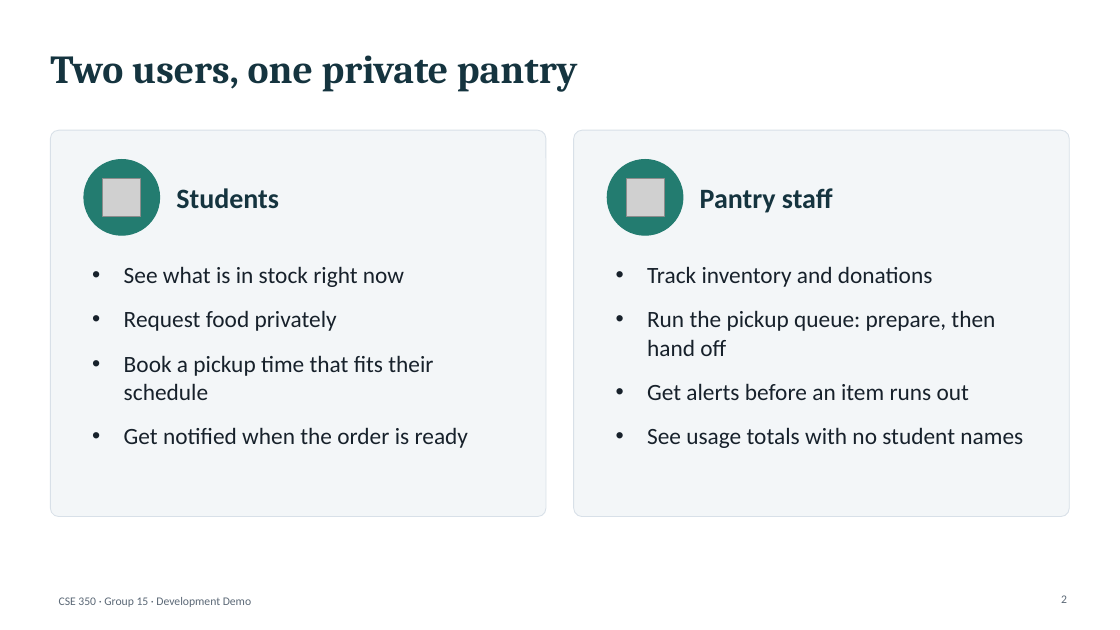
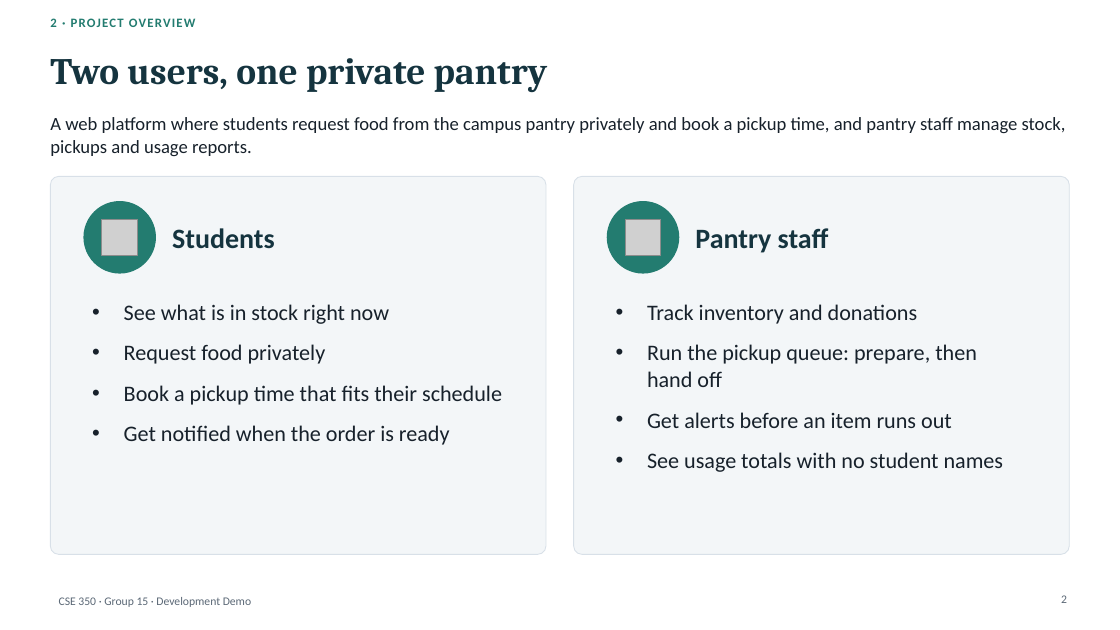
Before and after one commit to a0merr/University-Food-Pantry-CSE-350-, a slide deck: slide 2 of docs/presentation/CSE350_Demo_Deck_DRAFT.pptx. Drawn at 1120x630 pixels with LibreOffice and Linux fonts; fonts in the diff are those of the drawing; grey boxes stand for pictures. Boxes give left, top, right and bottom in pixels: in the first picture for what was removed or moved away, otherwise in the second. Text is boxed around its words. In the diff, an @@ line names an element or a change of style, - is before the commit and + after.

```diff
--- a/docs/presentation/CSE350_Demo_Deck_DRAFT.pptx
+++ b/docs/presentation/CSE350_Demo_Deck_DRAFT.pptx
@@ text added at (x1=50, y1=18, x2=195, y2=27), 11 pt, text #237C70, bold @@
+2 · PROJECT OVERVIEW
@@ title "Two users, one private pantry" at (x1=50, y1=58, x2=548, y2=92): size 34 to 32 pt @@
@@ text added at (x1=50, y1=117, x2=1066, y2=156), 16 pt, text #17212B @@
+A web platform where students request food from the campus pantry privately and book a pickup time, and pantry staff manage stock, pickups and usage reports.
@@ rounded rectangle resized from (x1=50, y1=130, x2=546, y2=517) to (x1=50, y1=176, x2=546, y2=555) @@
@@ rounded rectangle resized from (x1=574, y1=130, x2=1070, y2=517) to (x1=574, y1=176, x2=1070, y2=555) @@
@@ ellipse resized from (x1=84, y1=160, x2=160, y2=235) to (x1=84, y1=202, x2=155, y2=273) @@
@@ text "Students" moved from (x1=176, y1=188, x2=279, y2=209) to (x1=172, y1=228, x2=275, y2=249) @@
@@ ellipse resized from (x1=607, y1=160, x2=683, y2=235) to (x1=607, y1=202, x2=679, y2=273) @@
@@ text "Pantry staff" moved from (x1=700, y1=188, x2=833, y2=213) to (x1=695, y1=228, x2=829, y2=253) @@
@@ text "See what is in stock ..." at (x1=124, y1=304, x2=502, y2=445): size 20 to 19 pt; less space between paragraphs @@
@@ 2 pictures, 2 texts moved together from (x1=103, y1=178, x2=1023, y2=448) to (x1=102, y1=219, x2=1004, y2=472) @@
@@ text "Track inventory and donations" at (x1=647, y1=304, x2=1004, y2=472): size 20 to 19 pt; less space between paragraphs @@
```
Also in this commit, not shown: 11 other slides changed, 13 slides added, 1 slide removed, 5 other files.
